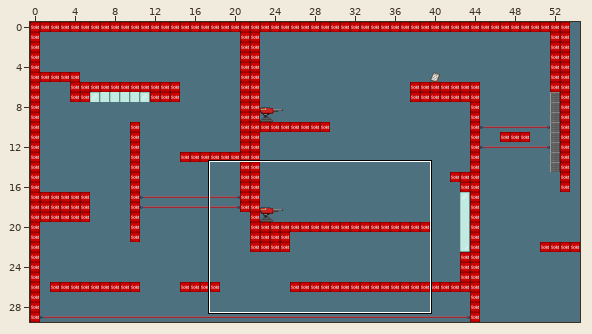
Tiled map -- GitHub/data/tileset/level2.tmx. The picture above shows the old version from afar; the outline marks the close-up.
Close-up. Before:
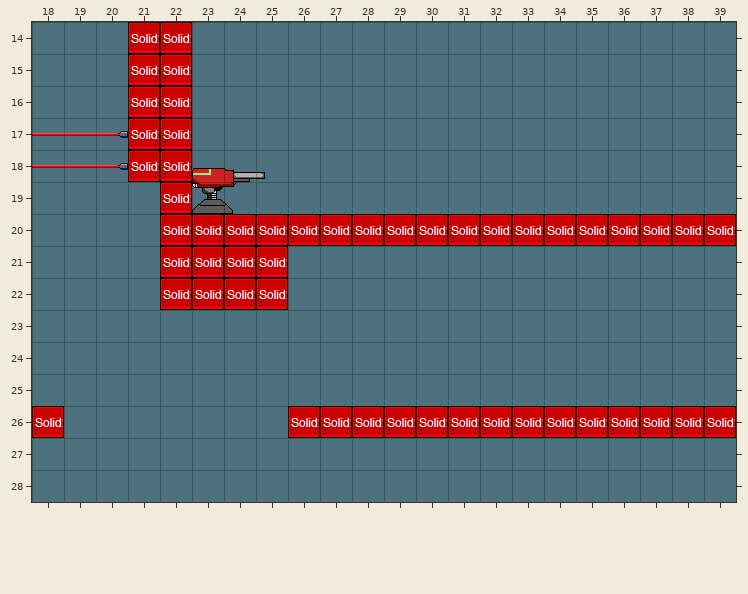
Cells are 32x32 px. Shown: x 18..39, y 14..28. The commit also changed other parts of the map, which this record leaves out. The old version is drawn lined up with the new one.
After the commit:
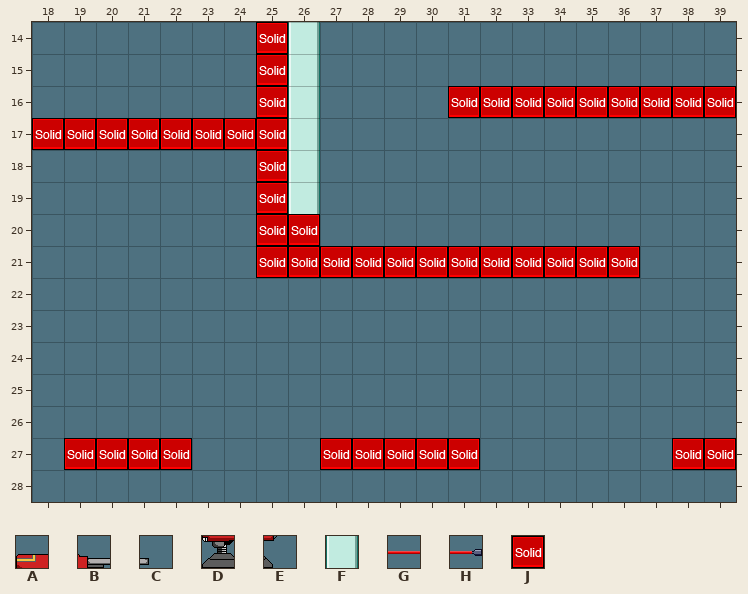
Key: from "gametileset": A 59, B 60, C 61, D 84, E 85, F 203, G 279, H 280; from "metatiles32x32": J 0 "solid".
_ is an empty cell, # one hidden under a higher layer.
Difference:
map size 70x30 -> 45x30 cells
Layer "Background":
y 14..16: x 21..22 ## -> __; x 26 _ -> F
y 17: x 18..20 GGH -> ###; x 26 _ -> F
y 18: x 18..26 GGH##ABC_ -> _______#F
y 19: x 22..24 #DE -> ___; x 26 _ -> F
y 20: x 22..24 ### -> ___; x 27..39 ############# -> _____________
y 21: x 22 # -> _
y 22: x 22..25 #### -> ____
y 26: x 18 # -> _; x 26..39 ############## -> ______________
Layer "collision":
y 14..15: x 21..22 JJ -> __; x 25 _ -> J
y 16: x 21..22 JJ -> __; x 25 _ -> J; x 31..39 _________ -> JJJJJJJJJ
y 17: x 18..20 ___ -> JJJ; x 23..25 ___ -> JJJ
y 18: x 21..22 JJ -> __; x 25 _ -> J
y 19: x 22 J -> _; x 25 _ -> J
y 20: x 22..24 JJJ -> ___; x 27..39 JJJJJJJJJJJJJ -> _____________
y 21: x 22..24 JJJ -> ___; x 26..36 ___________ -> JJJJJJJJJJJ
y 22: x 22..25 JJJJ -> ____
y 26: x 18 J -> _; x 26..39 JJJJJJJJJJJJJJ -> ______________
y 27: x 19..22 ____ -> JJJJ; x 27..31 _____ -> JJJJJ; x 38..39 __ -> JJ
Boxes around the changes in both close-ups, in picture pixels (x1, y1, x2, y2):
changed: (32, 22, 736, 310)
changed: (32, 406, 192, 470)
changed: (288, 406, 736, 470)
